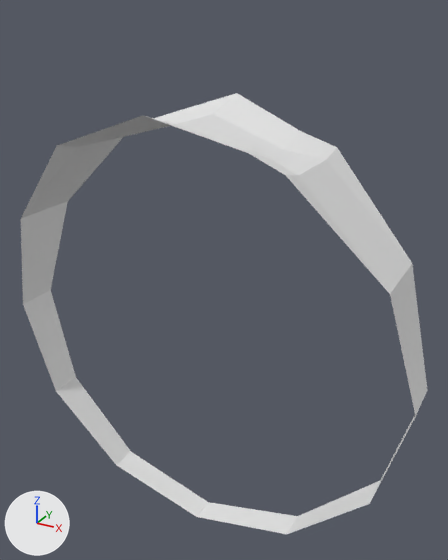
Before and after pictures for a commit that changed the Blender file Ring.blend.
Before and after are seen from a camera (50 mm lens) standing at (1.3, -2.13, 1.4) and looking at (0.07, 0.1, 0.29). Arrows for +X, +Y and +Z are at lower left; the lights stay in place. The first picture is the older version.

Script lines for the objects in view, before the commit:
```python
me_circle = bpy.data.meshes.new('Circle')
me_circle.from_pydata(...)  # 33 vertices, 20 faces; spans x -1.0..1.0, y -1.06..1.0, z -0.35..0.07
ob_circle = bpy.data.objects.new('Circle', me_circle)
ob_circle.location = (0.0, 0.0, 0.0)
ob_circle.rotation_euler = (-1.571, 0.0, 0.0)  # degrees (-90, 0, 0)
_m = ob_circle.modifiers.new('Mirror', 'MIRROR')
_m.use_axis = (False, False, True)
```
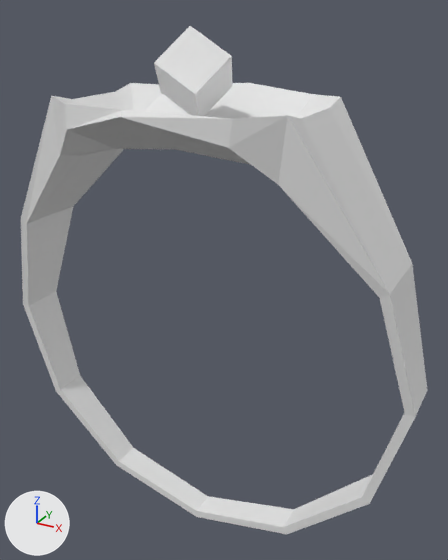
What differs and where, as boxes [x1, y1, x2, y2] in the pictures (448 x 560 px):
'Circle', reshaped: before [21, 93, 427, 534]; after [21, 83, 427, 534]
'Cube', added: after [154, 26, 233, 116]
part 1 of me_circle, built on: before [21, 93, 412, 294]; after [21, 83, 415, 534]

Diff of the bpy script that builds the scene:
```diff
--- a/Ring.blend.py
+++ b/Ring.blend.py
@@ me_circle @@
 # used by ob_circle; location = (0.0, 0.0, 0.0); rotation_euler = (-1.571, 0.0, 0.0), in degrees (-90, 0, 0)
-me_circle.from_pydata(...)  # 33 vertices, 20 faces; spans x -1.0..1.0, y -1.06..1.0, z -0.35..0.07
+me_circle.from_pydata(...)  # 66 vertices, 68 faces; spans x -1.0..1.0, y -1.09..1.0, z -0.48..0.0
+# me_circle part 1
+# 4 vertices in x -0.5..0.5, y -0.87, z -0.14..0.0 move by (0.0, -0.19, 0.0)
+# 11 vertices move from x -0.5..0.5, y -1.06..-0.89, z -0.35..0.07 to x -0.5..0.5, y -1.09..-0.92, z -0.46..0.0
+# 33 vertices are added at x -0.96..0.96, y -1.07..0.96, z -0.48..0.0
+# 48 new faces join them
@@ me_cube @@
+me_cube.from_pydata(...)  # a box spanning x -1.0..1.0, y -1.0..1.0, z -1.0..1.0
@@ ob_cube @@
+ob_cube = bpy.data.objects.new('Cube', me_cube)
+ob_cube.location = (0.0, 0.0, 1.165)
+ob_cube.rotation_euler = (0.785, 0.524, 0.0)  # degrees (45, 30, 0)
+ob_cube.scale = (0.101, 0.101, 0.101)
```
